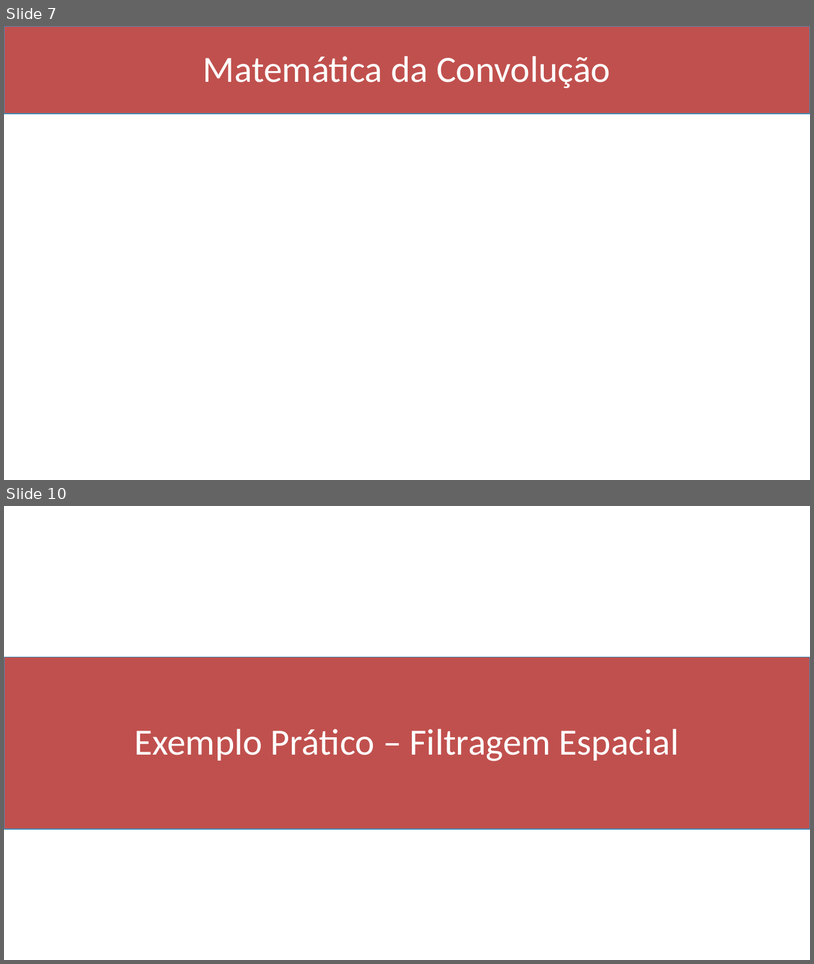
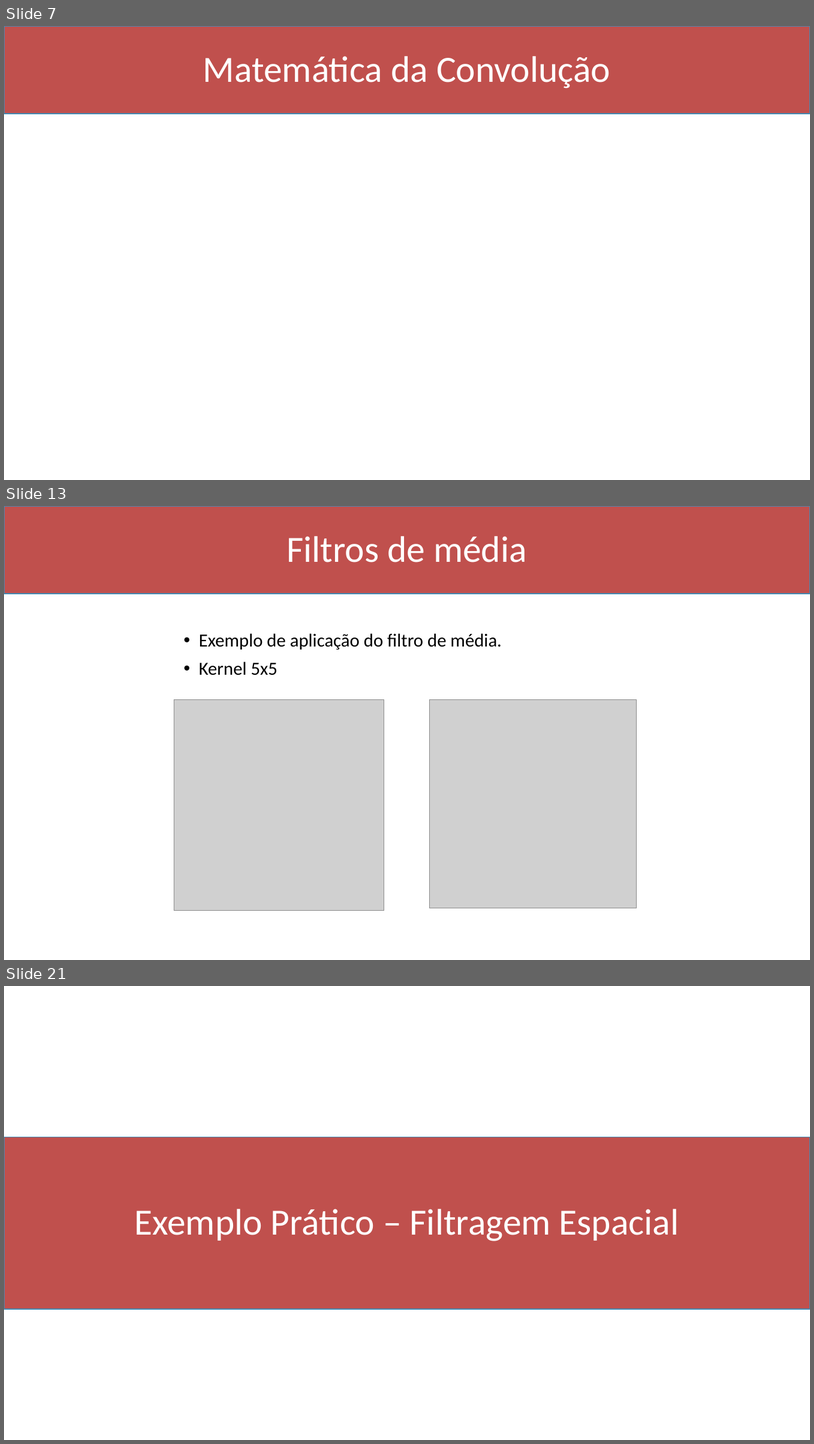
Before and after one commit to Marcio-Salmazo/Aulas, a slide deck: UNIUBE-PDI/Slides/05 - Convolucao.pptx. Shown one above the other, each under a label of ours: slides 7 and 10 before the commit, slides 7, 13 and 21 after it; the slides between them are not shown. The pictures are 814x964 and 814x1444 pixels, drawn with LibreOffice and Linux fonts; fonts in the diff are those of the drawing; grey boxes stand for pictures. Boxes give left, top, right and bottom in pixels: in the first picture for what was removed or moved away, otherwise in the second. Text is boxed around its words. In the diff, an @@ line names an element or a change of style, - is before the commit and + after.

```diff
--- a/UNIUBE-PDI/Slides/05 - Convolucao.pptx
+++ b/UNIUBE-PDI/Slides/05 - Convolucao.pptx
@@ slide 13 added at (4,506,810,960), background #FFFFFF @@
@@ rectangle added at (4,506,810,594), fill #C0504D, outline #418AB3 1 pt @@
@@ title added at (287,536,527,562), 44 pt, text #FFFFFF @@
+Filtros de média
@@ text added at (199,633,502,675), 22 pt, text #000000 @@
+• Exemplo de aplicação do filtro de média.
+• Kernel 5x5
@@ picture added at (174,700,384,910) @@
@@ picture added at (430,700,638,907) @@
@@ what was slide 10 is now slide 21 @@
```
Also in this commit, not shown: 2 slides changed, 10 other slides added, 2 other files.
